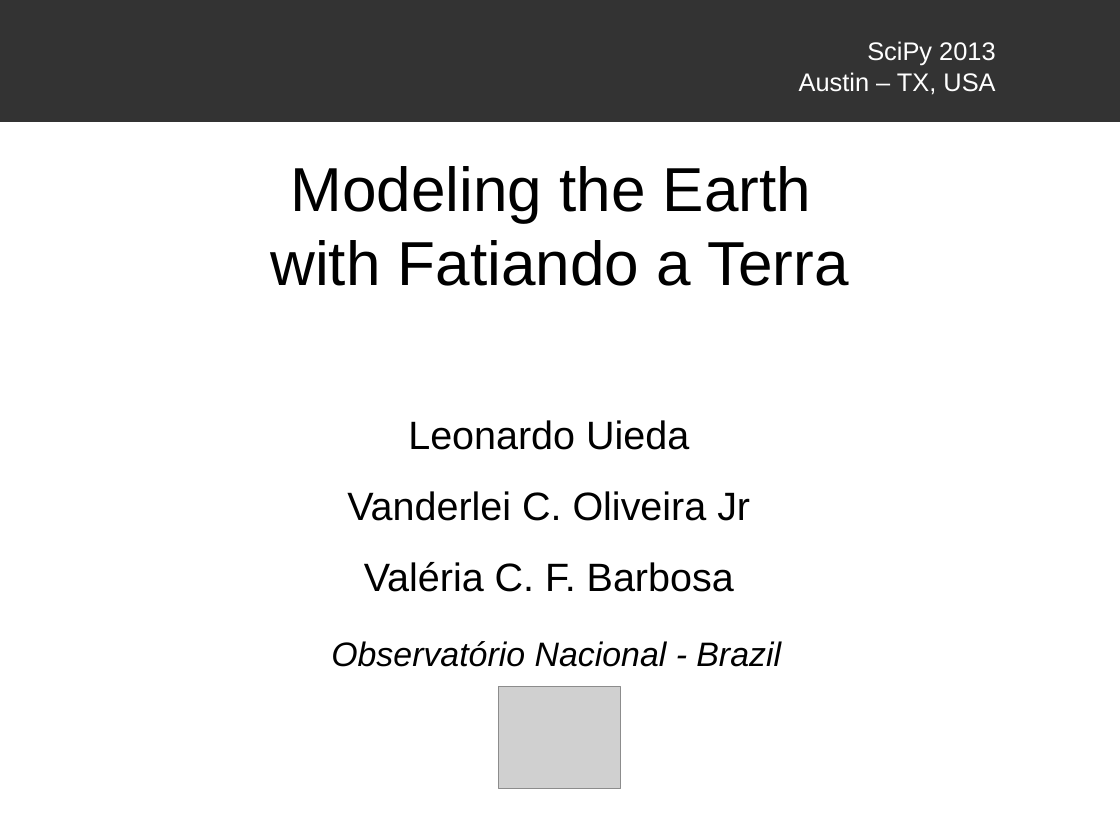
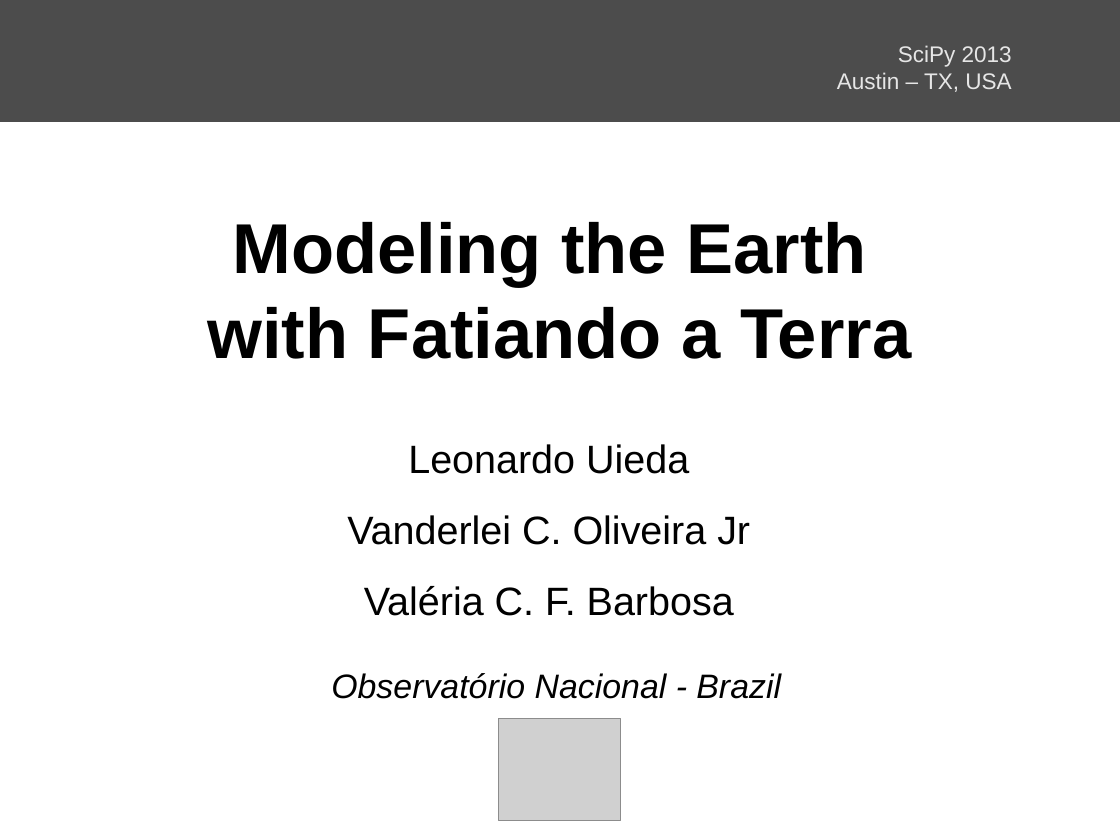
Before and after one commit to leouieda/scipy2013, a slide deck: slide 1 of presentation/modeling_the_earth_with_fatiando_a_terra.odp. Drawn at 1120x840 pixels with LibreOffice and Linux fonts; fonts in the diff are those of the drawing; grey boxes stand for pictures; background and template pictures are left out. Boxes give left, top, right and bottom in pixels: in the first picture for what was removed or moved away, otherwise in the second. Text is boxed around its words. In the diff, an @@ line names an element or a change of style, - is before the commit and + after.

```diff
--- a/presentation/modeling_the_earth_with_fatiando_a_terra.odp
+++ b/presentation/modeling_the_earth_with_fatiando_a_terra.odp
@@ rectangle at (x1=0, y1=0, x2=1120, y2=122): fill #333333 to #4C4C4C @@
@@ text "SciPy 2013" moved from (x1=799, y1=41, x2=995, y2=95) to (x1=837, y1=45, x2=1012, y2=92) @@
@@ text "SciPy 2013" at (x1=837, y1=45, x2=1012, y2=92): size 18 to 16 pt, text colour #FFFFFF to #E6E6E6 @@
@@ title "Modeling the Earth with Fatiando ..." moved from (x1=270, y1=166, x2=848, y2=286) to (x1=208, y1=222, x2=911, y2=359) @@
@@ title "Modeling the Earth with Fatiando ..." at (x1=208, y1=222, x2=911, y2=359): size 44 to 50 pt, bold on @@
@@ subtitle "Leonardo Uieda" moved from (x1=347, y1=420, x2=750, y2=592) to (x1=347, y1=444, x2=750, y2=616) @@
@@ text "Observatório Nacional - Brazil" moved from (x1=331, y1=641, x2=781, y2=667) to (x1=331, y1=673, x2=781, y2=699) @@
@@ picture moved from (x1=499, y1=687, x2=621, y2=789) to (x1=499, y1=719, x2=621, y2=820) @@
```
Also in this commit, not shown: 6 slides added.
